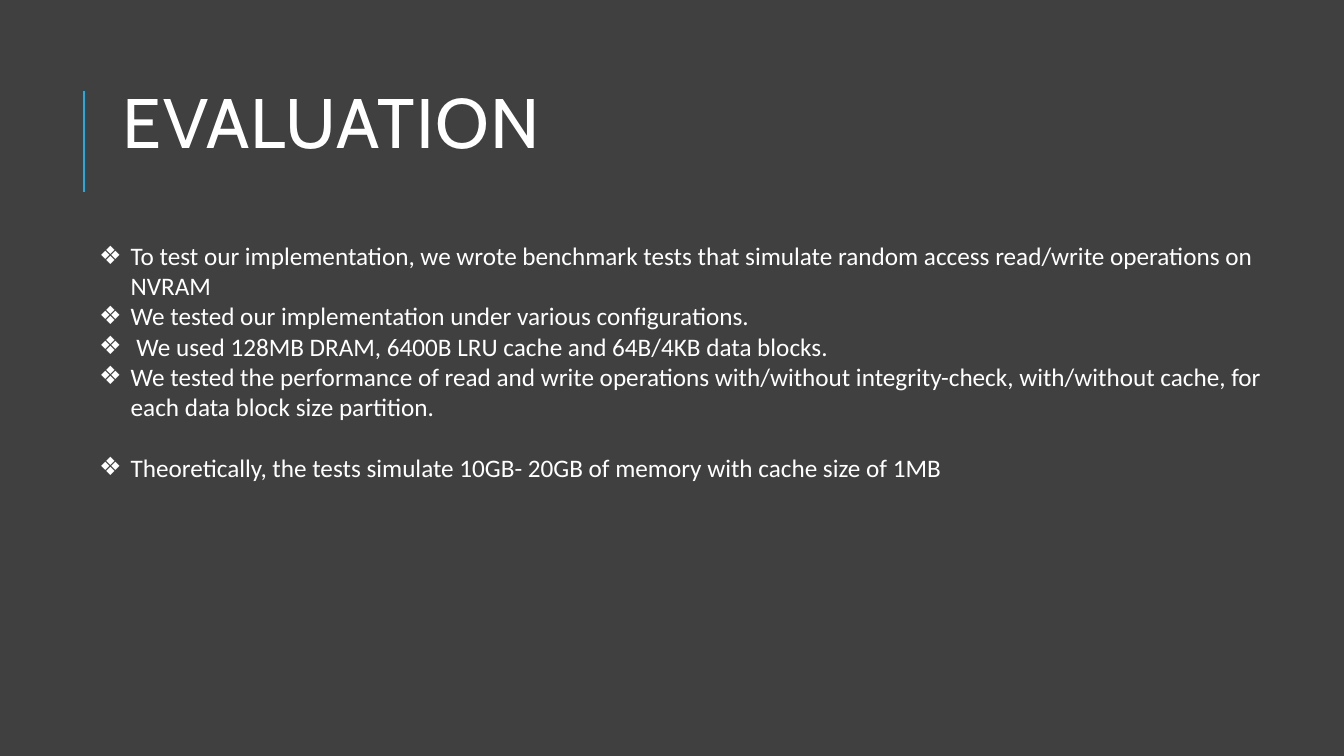
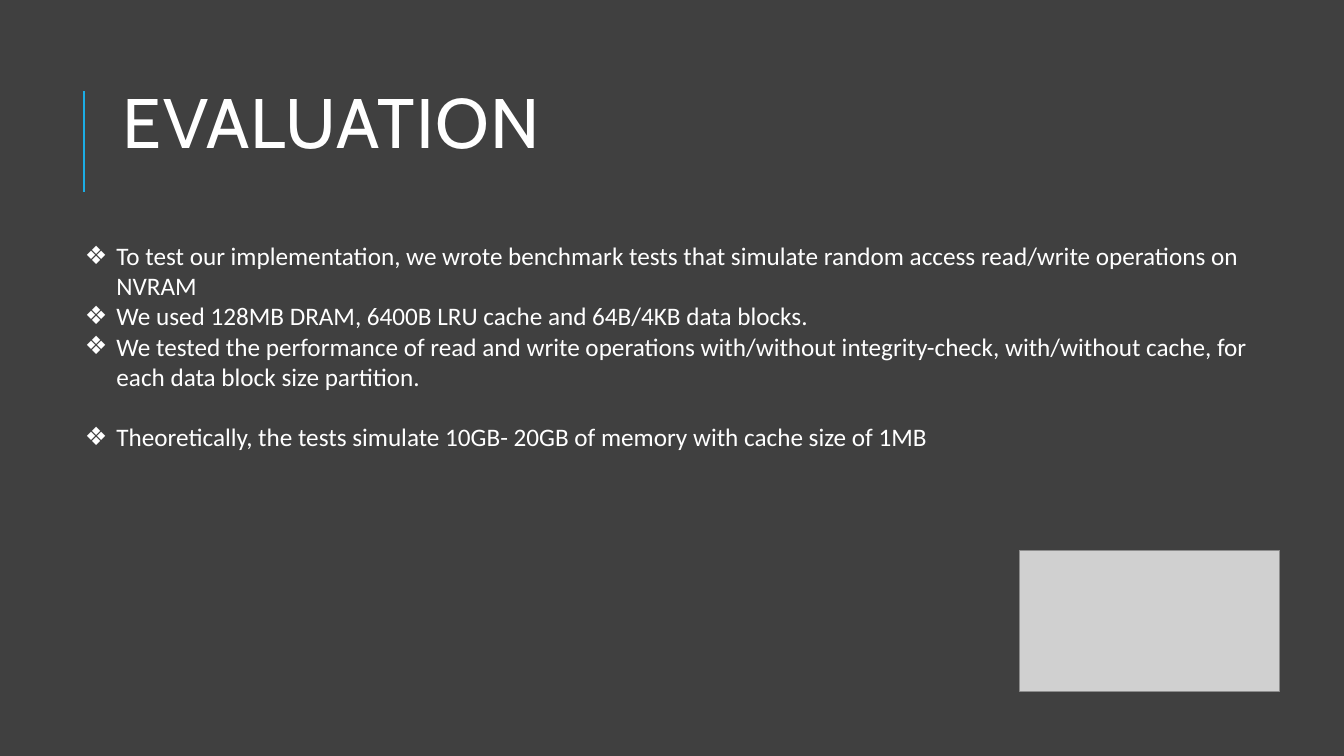
Before and after one commit to mahersanalla/IntegrityTree_, a slide deck: slide 26 of Integrity_Tree_updated.pptx (slide 23 before the commit). Drawn at 1344x756 pixels with LibreOffice and Linux fonts; fonts in the diff are those of the drawing; grey boxes stand for pictures. Boxes give left, top, right and bottom in pixels: in the first picture for what was removed or moved away, otherwise in the second. Text is boxed around its words. In the diff, an @@ line names an element or a change of style, - is before the commit and + after.

```diff
--- a/Integrity_Tree_updated.pptx
+++ b/Integrity_Tree_updated.pptx
@@ text "To test our implementation, we ..." moved from (x1=131, y1=247, x2=1260, y2=481) to (x1=116, y1=247, x2=1246, y2=450) @@
@@ text at (x1=131, y1=307, x2=749, y2=330): paragraph removed @@
-❖ We tested our implementation under various configurations.
@@ picture added at (x1=1020, y1=551, x2=1280, y2=692) @@
```
Also in this commit, not shown: 6 other slides changed, 3 slides added.
